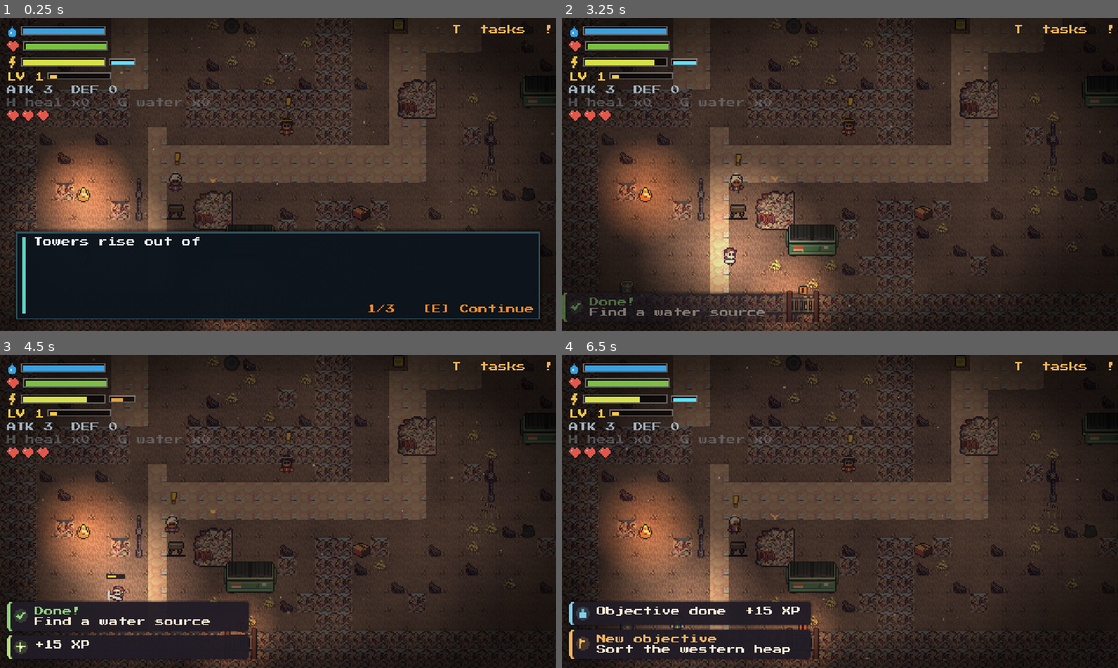
Above: before the commit, frames 1-4 (two rows, left to right).
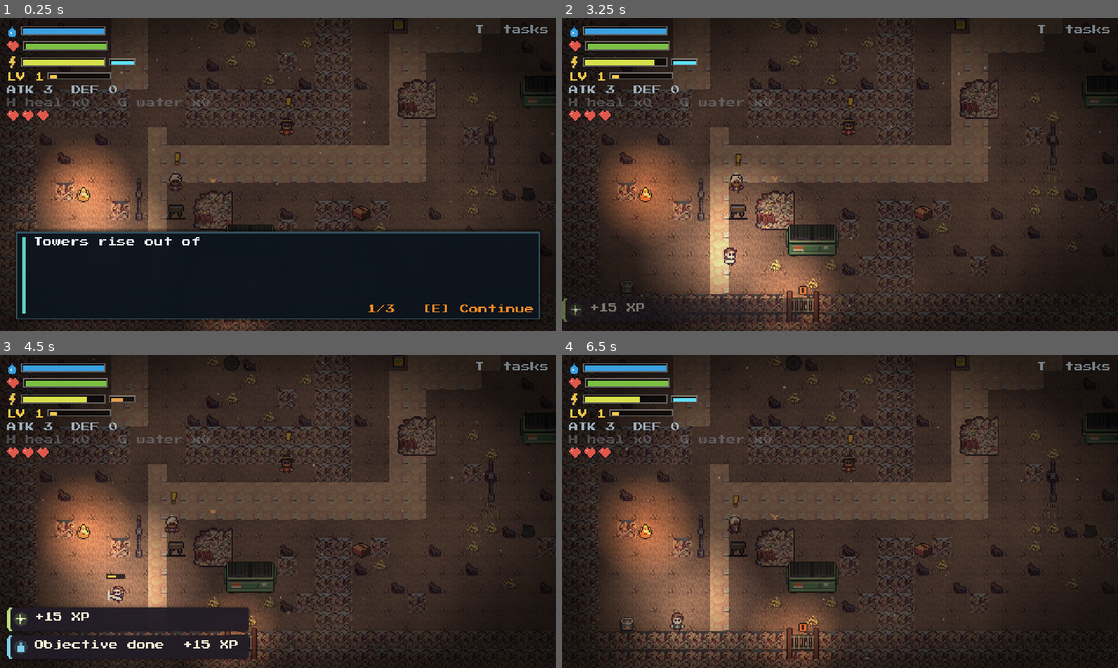
Above: after the commit, the same moments.

Repository: hsan-gg/the-last-drop
Game: Godot game, scene res://world/dump.tscn
Same seed, same stepped clock (60 frames per second), same inputs: the game is played once before the commit and once after it. This scene is started directly instead of the project's main scene.
Inputs (mouse positions are in pixels of both pictures, inside the frame that each line leads up to):
- Up to frame 1 (0.25 s): no input
- Up to frame 2 (3.25 s): tap Enter (ui_accept) at 0.5, 0.77, 1.07 s; move the mouse to (962, 158) at 0.52 s; hold D (move_right) 0.53-1.25 s; hold K (block) 0.53-1.25 s; click (962, 158) at 0.67 s; drag from (728, 190) to (673, 259) at 1.27 s; move the mouse to (895, 105) at 2.02 s; hold D (move_right) 2.03-2.75 s; hold K (block) 2.03-2.75 s; drag from (812, 237) to (979, 99) at 2.77 s
- Up to frame 3 (4.5 s): move the mouse to (444, 558) at 3.52 s; hold A (move_left) 3.53-4.25 s; hold E (interact) 3.53-4.25 s; tap Enter (ui_accept) at 3.77, 4.07 s; tap K (block) at 3.8 s; drag from (111, 464) to (417, 436) at 4.27 s
- Up to frame 4 (6.5 s): move the mouse to (867, 511) at 5.02 s; hold S (move_down) 5.03-5.75 s; hold G (quick_drink) 5.03-5.75 s; click (867, 511) at 5.17 s; tap K (block) at 5.3 s; drag from (756, 433) to (851, 467) at 5.77 s

The runs differ from the first frame. In frame 1, 0.2% of the frame differs, in the area x 81-99%, y 2-5%; in frame 2, 0.9%; in frame 3, 1.9%; in frame 4, 6.1%, in the area x 1-99%, y 2-98%.

Commit message:
fix: entering an area no longer announces the outpost objective as done; stronger rune effects; boss bar only while it fights

Diff:
--- a/player/rune_caster.gd
+++ b/player/rune_caster.gd
@@ -57,7 +57,7 @@
 			elif rune == "tide" and Input.is_action_just_pressed(action):
 				cast_tide()
 	_flames.emitting = breathing
-	_flame_light.energy = lerpf(_flame_light.energy, 1.4 if breathing else 0.0, 0.25)
+	_flame_light.energy = lerpf(_flame_light.energy, 2.2 if breathing else 0.0, 0.25)
 	if breathing:
 		_aim_flames()
 	_age_effects(delta)
@@ -101,16 +101,19 @@
 func _make_flames() -> CPUParticles2D:
 	var flames := CPUParticles2D.new()
 	flames.emitting = false
-	flames.amount = 90
-	flames.lifetime = 0.45
+	flames.amount = 160
+	flames.lifetime = 0.55
+	var glow := CanvasItemMaterial.new()
+	glow.blend_mode = CanvasItemMaterial.BLEND_MODE_ADD
+	flames.material = glow
 	flames.spread = FLAME_HALF_ANGLE * 0.7
 	flames.gravity = Vector2(0, -40)
-	flames.initial_velocity_min = 80.0
-	flames.initial_velocity_max = 120.0
+	flames.initial_velocity_min = 100.0
+	flames.initial_velocity_max = 150.0
 	flames.damping_min = 40.0
 	flames.damping_max = 80.0
-	flames.scale_amount_min = 1.5
-	flames.scale_amount_max = 4.0
+	flames.scale_amount_min = 2.0
+	flames.scale_amount_max = 6.0
 	var size_curve := Curve.new()
 	size_curve.add_point(Vector2(0, 0.4))
 	size_curve.add_point(Vector2(0.4, 1.0))
@@ -142,10 +145,10 @@
 		if victim != null:
 			end = victim.global_position + BODY_OFFSET
 			hits[victim] = int(hits.get(victim, 0)) + 1
-		_tracers.append({"from": Vector2.ZERO, "to": end - origin, "age": 0.0})
+		_tracers.append({"from": _player.facing * 8.0, "to": end - origin, "age": 0.0})
 	for victim: Enemy in hits:
 		victim.take_hit(SCATTER_DAMAGE * int(hits[victim]), origin, SCATTER_KNOCKBACK)
-	_rings.append({"radius": 6.0, "age": 0.0, "color": Color("#fff2a0"), "grow": 60.0, "life": 0.12, "at": _player.facing * 10.0})
+	_rings.append({"radius": 4.0, "age": 0.0, "color": Color("#fff2a0"), "grow": 14.0, "life": 0.12, "at": _player.facing * 10.0, "fill": true})
 	return true
 
 
@@ -184,8 +187,27 @@
 		if hazard.global_position.distance_to(global_position) <= TIDE_RADIUS:
 			hazard.clear()
 	for wave in 3:
-		_rings.append({"radius": 4.0 + wave * 6.0, "age": -wave * 0.08, "color": Color("#7fe0ff"), "grow": TIDE_RADIUS * 1.6, "life": 0.5, "at": Vector2.ZERO})
+		_rings.append({"radius": 4.0 + wave * 6.0, "age": -wave * 0.1, "color": Color("#7fe0ff"), "grow": TIDE_RADIUS, "life": 0.75, "at": Vector2.ZERO, "width": 4.0})
+	add_child(_splash())
 	return true
+
+
+func _splash() -> CPUParticles2D:
+	var splash := CPUParticles2D.new()
+	splash.one_shot = true
+	splash.emitting = true
+	splash.amount = 40
+	splash.lifetime = 0.7
+	splash.explosiveness = 0.9
+	splash.spread = 180.0
+	splash.gravity = Vector2(0, 120)
+	splash.initial_velocity_min = 60.0
+	splash.initial_velocity_max = 120.0
+	splash.scale_amount_min = 1.0
+	splash.scale_amount_max = 2.5
+	splash.color = Color("#bff4ff")
+	splash.finished.connect(splash.queue_free)
+	return splash
 
 
 # ------------------------------------------------------------------ shared
@@ -202,7 +224,7 @@
 func _age_effects(delta: float) -> void:
 	for tracer in _tracers:
 		tracer["age"] = float(tracer["age"]) + delta
-	_tracers = _tracers.filter(func(tracer: Dictionary) -> bool: return float(tracer["age"]) < 0.1)
+	_tracers = _tracers.filter(func(tracer: Dictionary) -> bool: return float(tracer["age"]) < 0.14)
 	for ring in _rings:
 		ring["age"] = float(ring["age"]) + delta
 	_rings = _rings.filter(func(ring: Dictionary) -> bool: return float(ring["age"]) < float(ring["life"]))
@@ -210,12 +232,18 @@
 
 func _draw() -> void:
 	for tracer in _tracers:
-		var fade := 1.0 - float(tracer["age"]) / 0.1
-		draw_line(tracer["from"], tracer["to"], Color(1.0, 0.95, 0.6, fade), 1.0)
+		var fade := 1.0 - float(tracer["age"]) / 0.14
+		draw_line(tracer["from"], tracer["to"], Color(1.0, 0.85, 0.4, fade * 0.5), 3.0)
+		draw_line(tracer["from"], tracer["to"], Color(1.0, 1.0, 0.8, fade), 1.0)
 	for ring in _rings:
 		var age := float(ring["age"])
 		if age < 0.0:
 			continue
 		var progress := age / float(ring["life"])
 		var color: Color = ring["color"]
-		draw_arc(ring["at"], float(ring["radius"]) + float(ring["grow"]) * progress, 0.0, TAU, 32, Color(color.r, color.g, color.b, 1.0 - progress), 2.0)
+		var radius := float(ring["radius"]) + float(ring["grow"]) * progress
+		if ring.get("fill", false):
+			draw_circle(ring["at"], radius, Color(color.r, color.g, color.b, 1.0 - progress))
+		else:
+			draw_arc(ring["at"], radius, 0.0, TAU, 40, Color(color.r, color.g, color.b, (1.0 - progress) * 0.9), float(ring.get("width", 2.0)))
+			draw_circle(ring["at"], radius, Color(color.r, color.g, color.b, (1.0 - progress) * 0.12))
--- a/test/e2e/e2e_driver.gd
+++ b/test/e2e/e2e_driver.gd
@@ -31,6 +31,14 @@
 		"peace":
 			_peace()
 			_publish({"peace": true})
+		"rune":
+			_publish({"granted": Runes.grant(argument)})
+		"flag":
+			GameState.set_flag(argument)
+			_publish({"flag": argument})
+		"scene":
+			SceneManager.change_scene("res://world/%s.tscn" % argument)
+			_publish({"scene": argument})
 		_:
 			_publish({"error": "unknown command %s" % command})
 
--- a/test/unit/test_hud_hints_banners.gd
+++ b/test/unit/test_hud_hints_banners.gd
@@ -199,3 +199,15 @@
 	feed.notify("quest", "Quest complete", "One")
 	await wait_seconds(3.6)
 	assert_eq(feed.showing(), 0)
+
+
+func test_arriving_in_an_area_does_not_announce_an_old_objective_as_done() -> void:
+	var area: Node = add_child_autofree(preload("res://world/industry.tscn").instantiate())
+	await wait_physics_frames(2)
+	var hud: Hud = area.find_children("*", "Hud", true, false)[0]
+	(area.find_children("*", "DialogueBox", true, false)[0] as DialogueBox).interrupt()
+	await wait_seconds(0.7)
+	var shown := ""
+	for label: Label in hud._feed.find_children("*", "Label", true, false):
+		shown += label.text + "|"
+	assert_false("Done!" in shown, "nothing was finished by walking in")
--- a/ui/hud.gd
+++ b/ui/hud.gd
@@ -94,6 +94,10 @@
 
 func set_area(new_area_id: String) -> void:
 	area_id = new_area_id
+	# A new area is not an objective change: take its current goal silently.
+	_objective_seen = false
+	_last_objective_id = ""
+	_last_objective_text = ""
 	_refresh_objective()
 
 
--- a/world/enemy.gd
+++ b/world/enemy.gd
@@ -145,8 +145,8 @@
 			if GameState.has_flag("sanctuary_powered"):
 				_state = State.IDLE
 				_sprite.self_modulate = Color("#9affd0")
-		"boss":
-			EventBus.boss_changed.emit(_def.get("name", "Boss"), _hp / float(_def["hp"]))
+		"boss":  # the bar shows only while it is fighting you
+			EventBus.boss_changed.emit(_def.get("name", "Boss") if _state != State.IDLE else "", _hp / float(_def["hp"]))
 			if not _phase_two and _hp < float(_def["hp"]) * 0.5:
 				_phase_two = true
 				_def["speed"] = float(_def["speed"]) * 1.35
@@ -222,6 +222,8 @@
 func _tick_burn(delta: float) -> void:
 	if _burn <= 0.0:
 		return
+	if _state != State.WINDUP:  # a flickering orange glow while it burns
+		_sprite.modulate = Color(1.6, 0.9 + 0.2 * sin(Time.get_ticks_msec() * 0.03), 0.5)
 	_burn -= delta
 	_burn_tick -= delta
 	if _burn_tick <= 0.0:
@@ -231,8 +233,10 @@
 			var other := node as Enemy
 			if other != null and other != self and not other.is_burning() and other.global_position.distance_to(global_position) < 18.0:
 				other.ignite(maxf(_burn * 0.6, 1.0))
-	if _burn <= 0.0 and _fire != null:
-		_fire.emitting = false
+	if _burn <= 0.0:
+		_sprite.modulate = Color.WHITE
+		if _fire != null:
+			_fire.emitting = false
 
 
 func _die() -> void:
@@ -434,8 +438,11 @@
 
 	_fire = CPUParticles2D.new()
 	_fire.emitting = false
-	_fire.amount = 24
-	_fire.lifetime = 0.6
+	_fire.amount = 36
+	_fire.lifetime = 0.7
+	var glow := CanvasItemMaterial.new()
+	glow.blend_mode = CanvasItemMaterial.BLEND_MODE_ADD
+	_fire.material = glow
 	_fire.position = Vector2(0, -float(canvas[1]) * 0.45)
 	_fire.emission_shape = CPUParticles2D.EMISSION_SHAPE_RECTANGLE
 	_fire.emission_rect_extents = Vector2(5, float(canvas[1]) * 0.35)
@@ -444,8 +451,8 @@
 	_fire.gravity = Vector2(0, -60)
 	_fire.initial_velocity_min = 10.0
 	_fire.initial_velocity_max = 30.0
-	_fire.scale_amount_min = 1.0
-	_fire.scale_amount_max = 3.0
+	_fire.scale_amount_min = 2.0
+	_fire.scale_amount_max = 4.0
 	var ramp := Gradient.new()
 	ramp.colors = PackedColorArray([Color("#fff0a0"), Color("#ff9a30"), Color("#e04a1a"), Color(0.2, 0.15, 0.15, 0.0)])
 	ramp.offsets = PackedFloat32Array([0.0, 0.3, 0.65, 1.0])
